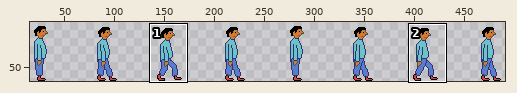
File history of a sprite sheet, src/img/me.png. Above, an overview of the earlier version with the close-up marked.
Close-up. Before:
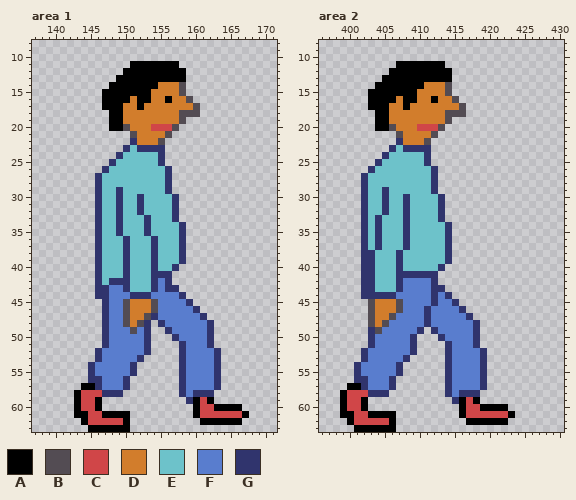
The file is 512x64 pixels. Colours within 5 levels of each other are drawn and written as one. Shown: area 1: x 137..171, y 8..63; area 2: x 396..430, y 8..63. The wide view leaves out empty margins. The commit also changed other parts of the picture, which this record leaves out.
Palette (. is transparent): A #000000  B #534c53  C #d04648  D #d27d2c  E #6dc2ca  F #597dce  G #30346d
Once edited:
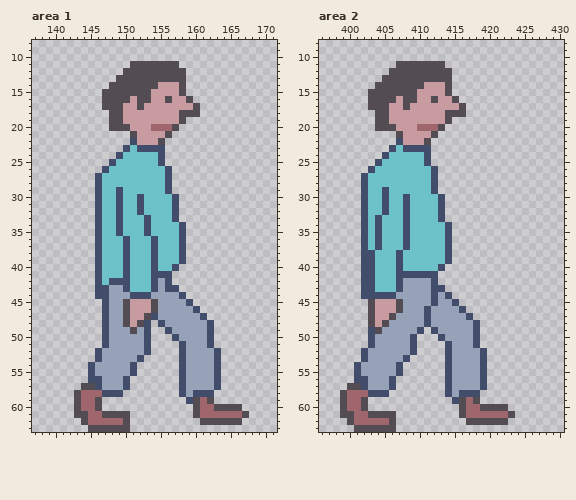
Diff:
@@ palette @@
-C #d04648
+C #a0666d
-D #d27d2c
+D #c79ba0
-F #597dce
+F #95a2b8
-G #30346d
+G #424c6b
--- area 1
@@ x 145..160 @@
 10 ................
-11 ......AAAAAAA...
-12 .....AAAAAAAAA..
-13 ....AAAAAAAAAA..
-14 ...AAAAAAADDDB..
-15 ..AAAAAAADDDDB..
-16 ..AAAADAADDADDB.
-17 ..AAADDADDDDDDDB
-18 ...AADDDDDDDDBBB
-19 ...AADDDDDDDDB..
-20 ...AABDDDCCCB...
+11 ......BBBBBBB...
+12 .....BBBBBBBBB..
+13 ....BBBBBBBBBB..
+14 ...BBBBBBBDDDB..
+15 ..BBBBBBBDDDDB..
+16 ..BBBBDBBDDBDDB.
+17 ..BBBDDBDDDDDDDB
+18 ...BBDDDDDDDDBBB
+19 ...BBDDDDDDDDB..
+20 ...BBBDDDCCCB...
 21 ......BDDDDB....
@@ x 137..171 @@
 56 ........GGFFFG.......GFFFFG........
-57 .......AAGFFFG.......GFFFFG........
-58 ......ACCCGGG........GFGGG.........
-59 ......ACCA............GACA.........
-60 ......ACCA.............ACCAAAA.....
-61 ......AACCAAAA.........ACCCCCCA....
-62 .......ACCCCCA..........AAAAAA.....
-63 ........AAAAAA.....................
+57 .......BBGFFFG.......GFFFFG........
+58 ......BCCCGGG........GFGGG.........
+59 ......BCCB............GBCB.........
+60 ......BCCB.............BCCBBBB.....
+61 ......BBCCBBBB.........BCCCCCCB....
+62 .......BCCCCCB..........BBBBBB.....
+63 ........BBBBBB.....................
--- area 2
@@ x 401..416 @@
 10 ................
-11 ......AAAAAAA...
-12 .....AAAAAAAAA..
-13 ....AAAAAAAAAA..
-14 ...AAAAAAADDDB..
-15 ..AAAAAAADDDDB..
-16 ..AAAADAADDADDB.
-17 ..AAADDADDDDDDDB
-18 ...AADDDDDDDDBBB
-19 ...AADDDDDDDDB..
-20 ...AABDDDCCCB...
+11 ......BBBBBBB...
+12 .....BBBBBBBBB..
+13 ....BBBBBBBBBB..
+14 ...BBBBBBBDDDB..
+15 ..BBBBBBBDDDDB..
+16 ..BBBBDBBDDBDDB.
+17 ..BBBDDBDDDDDDDB
+18 ...BBDDDDDDDDBBB
+19 ...BBDDDDDDDDB..
+20 ...BBBDDDCCCB...
 21 ......BDDDDB....
@@ x 396..430 @@
 56 .....GGFFFG.......GFFFFG...........
-57 ....AAGFFFG.......GFFFFG...........
-58 ...ACCCGGG........GFGGG............
-59 ...ACCA............GACA............
-60 ...ACCA.............ACCAAAA........
-61 ...AACCAAAA.........ACCCCCCA.......
-62 ....ACCCCCA..........AAAAAA........
-63 .....AAAAAA........................
+57 ....BBGFFFG.......GFFFFG...........
+58 ...BCCCGGG........GFGGG............
+59 ...BCCB............GBCB............
+60 ...BCCB.............BCCBBBB........
+61 ...BBCCBBBB.........BCCCCCCB.......
+62 ....BCCCCCB..........BBBBBB........
+63 .....BBBBBB........................
Boxes around the changes in both close-ups, in picture pixels (x1, y1, x2, y2):
changed: (74, 61, 249, 432)
changed: (340, 61, 515, 432)
